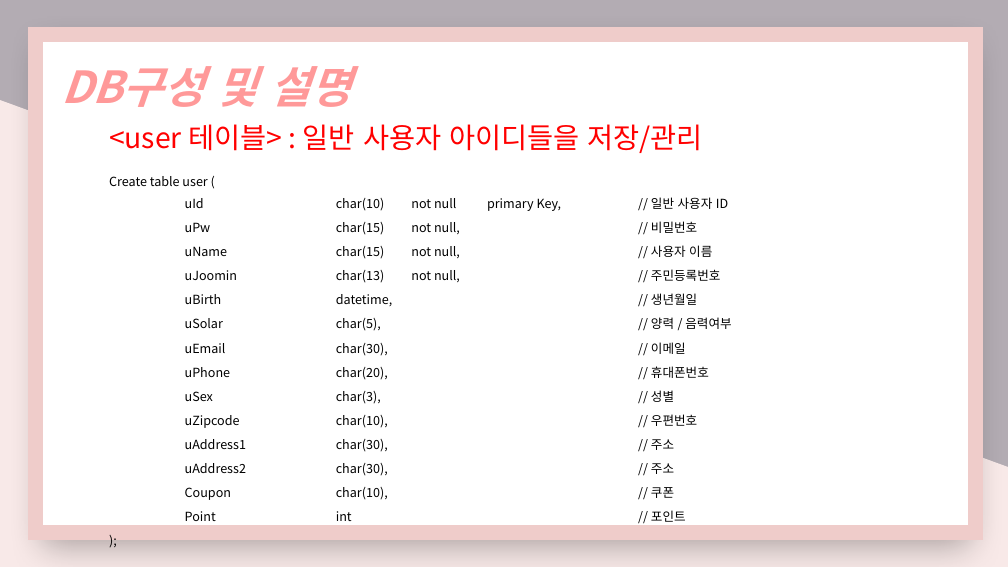
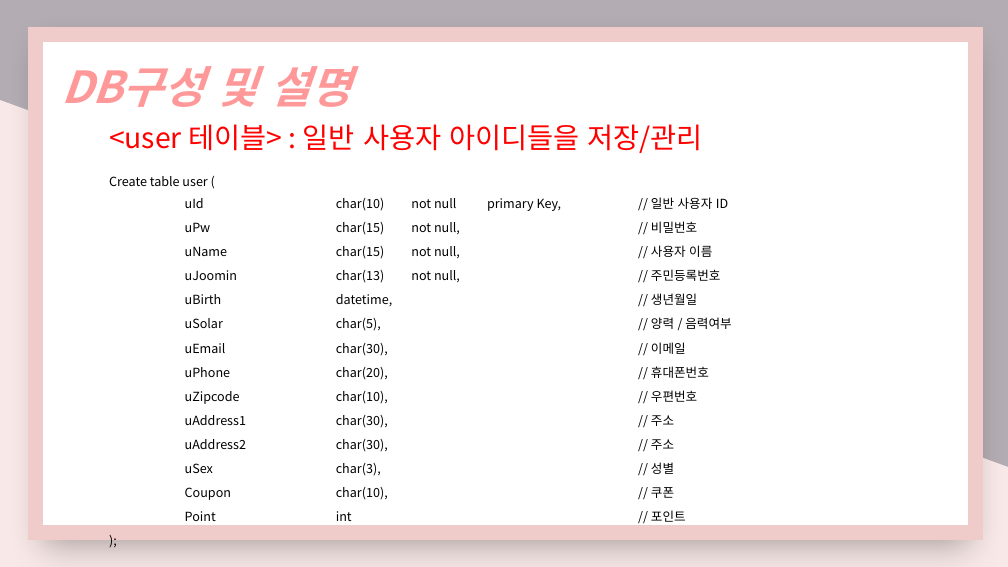
Before and after one commit to nimi2838/thecare, a slide deck: slide 32 of 졸작 기획서.pptx. Drawn at 1008x567 pixels with LibreOffice and Linux fonts; fonts in the diff are those of the drawing. Boxes give left, top, right and bottom in pixels: in the first picture for what was removed or moved away, otherwise in the second. Text is boxed around its words. In the diff, an @@ line names an element or a change of style, - is before the commit and + after.

```diff
--- a/졸작 기획서.pptx
+++ b/졸작 기획서.pptx
@@ text at box(185, 390, 674, 403): paragraph removed @@
-uSex char(3), // 성별
@@ text at box(185, 462, 674, 475): paragraph added @@
+uSex char(3), // 성별
```
Also in this commit, not shown: 15 other files.
